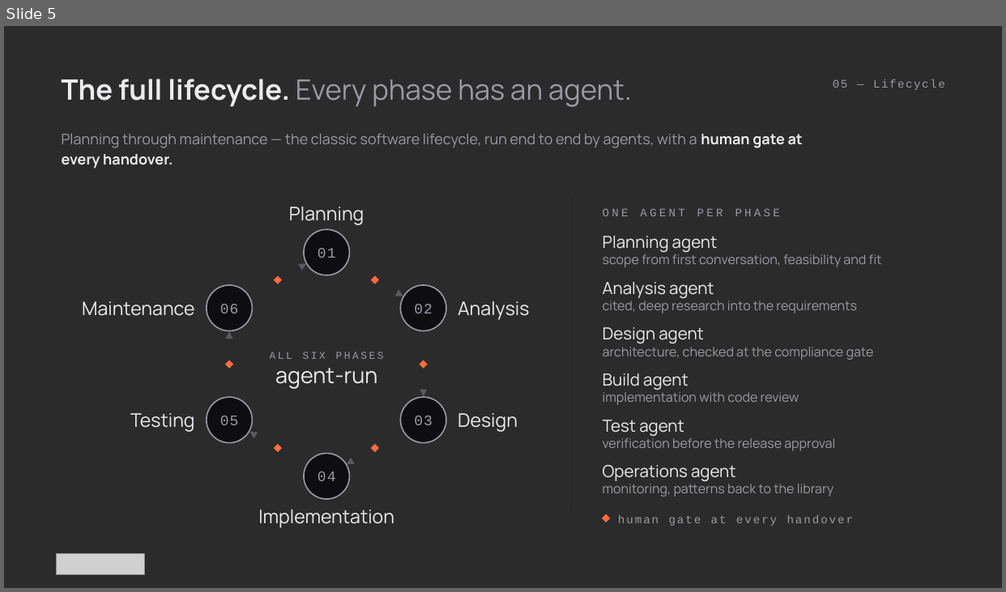
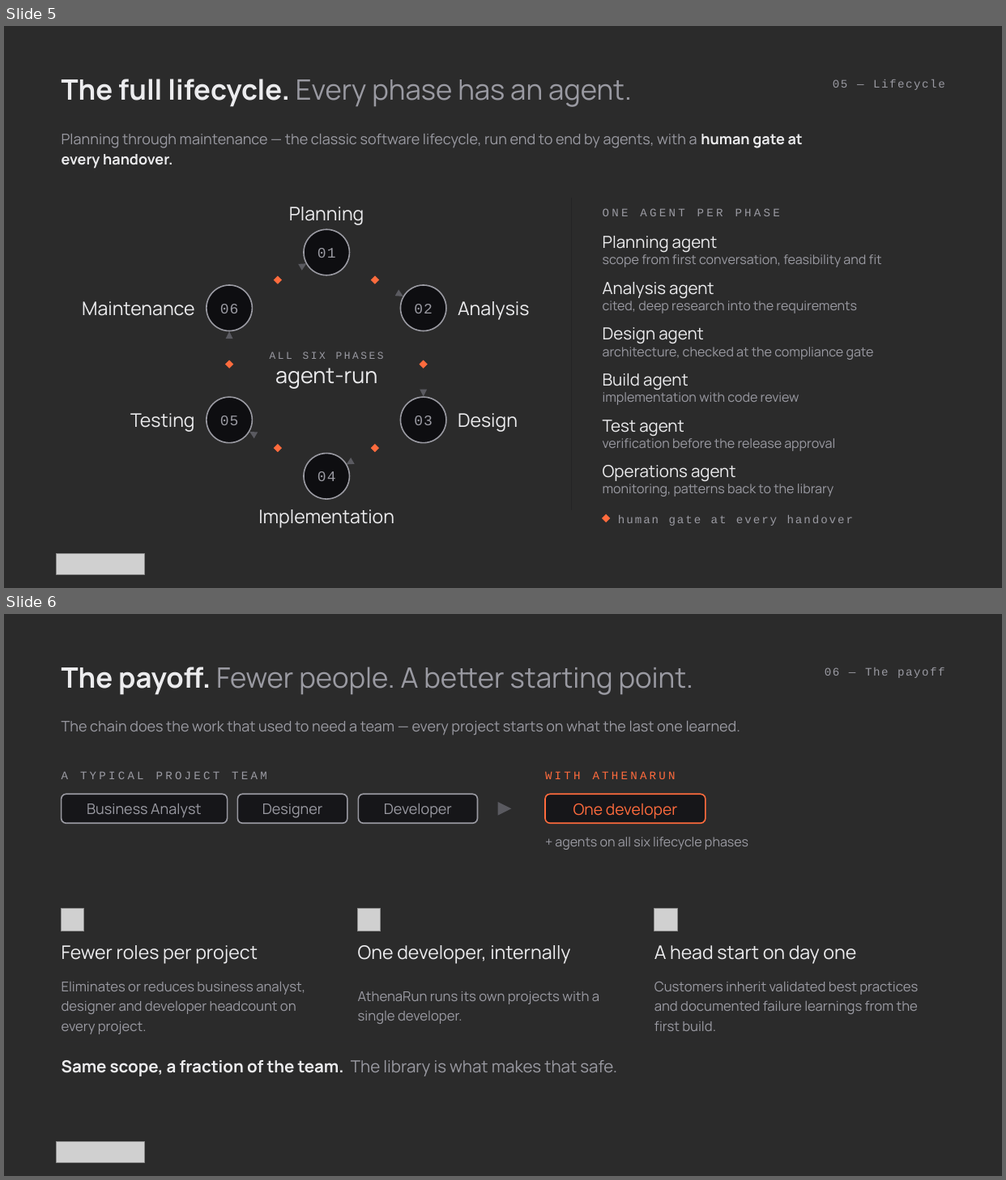
Before and after one commit to athenarunai-gif/Athena, a slide deck: deck/Pitch_Deck_AthenaRun_v2.pptx. Shown one above the other, each under a label of ours: slide 5 before the commit, slides 5 and 6 after it. The pictures are 1006x592 and 1006x1180 pixels, drawn with LibreOffice and Linux fonts; fonts in the diff are those of the drawing; grey boxes stand for pictures; background and template pictures are left out; a plain dark background stands for a picture behind light text. Boxes give left, top, right and bottom in pixels: in the first picture for what was removed or moved away, otherwise in the second. Text is boxed around its words. In the diff, an @@ line names an element or a change of style, - is before the commit and + after.

```diff
--- a/deck/Pitch_Deck_AthenaRun_v2.pptx
+++ b/deck/Pitch_Deck_AthenaRun_v2.pptx
@@ slide 6 added at (4, 614, 1002, 1176), background picture (left out) @@
@@ text added at (62, 667, 693, 695), 27 pt, text #9A9AA2 @@
+The payoff. Fewer people. A better starting point.
@@ text added at (825, 667, 945, 678), 11 pt, text #9A9AA2 @@
+06 — The payoff
@@ rectangle added at (61, 703, 945, 704), fill #2B2B2D @@
@@ text added at (62, 721, 740, 735), 14 pt, text #9A9AA2 @@
+The chain does the work that used to need a team — every project starts on what the last one learned.
@@ text added at (62, 771, 267, 779), 11 pt, text #9A9AA2 @@
+A TYPICAL PROJECT TEAM
@@ text added at (545, 771, 675, 779), 11 pt, text #FF6B3D @@
+WITH ATHENARUN
@@ rounded rectangle added at (61, 794, 228, 823), fill #161619, outline #9A9AA2 1.25 pt @@
@@ text added at (87, 804, 201, 817), 14 pt, text #9A9AA2 @@
+Business Analyst
@@ rounded rectangle added at (238, 794, 348, 823), fill #161619, outline #9A9AA2 1.25 pt @@
@@ text added at (262, 804, 323, 818), 14 pt, text #9A9AA2 @@
+Designer
@@ rounded rectangle added at (358, 794, 478, 823), fill #161619, outline #9A9AA2 1.25 pt @@
@@ text added at (384, 804, 452, 817), 14 pt, text #9A9AA2 @@
+Developer
@@ triangle added at (498, 802, 511, 816), fill #5A5A60 @@
@@ rounded rectangle added at (545, 794, 705, 823), fill #161619, outline #FF6B3D 1.25 pt @@
@@ text added at (573, 804, 677, 819), 15 pt, text #FF6B3D @@
+One developer
@@ text added at (555, 837, 748, 850), 12.5 pt, text #9A9AA2 @@
++ agents on all six lifecycle phases
@@ rectangle added at (61, 885, 945, 885), fill #2B2B2D @@
@@ picture added at (61, 908, 84, 932) @@
@@ picture added at (358, 908, 381, 932) @@
@@ picture added at (654, 908, 678, 932) @@
@@ text added at (62, 945, 258, 964), 18 pt, text #ECECEE @@
+Fewer roles per project
@@ text added at (358, 945, 570, 964), 18 pt, text #ECECEE @@
+One developer, internally
@@ text added at (654, 945, 856, 964), 18 pt, text #ECECEE @@
+A head start on day one
@@ text added at (62, 982, 305, 1034), 13 pt, text #9A9AA2 @@
+Eliminates or reduces business analyst, designer and developer headcount on every project.
@@ text added at (358, 991, 599, 1024), 13 pt, text #9A9AA2 @@
+AthenaRun runs its own projects with a single developer.
@@ text added at (654, 982, 918, 1031), 13 pt, text #9A9AA2 @@
+Customers inherit validated best practices and documented failure learnings from the first build.
@@ rectangle added at (61, 1040, 945, 1041), fill #2B2B2D @@
@@ text added at (62, 1060, 617, 1077), 16 pt, text #9A9AA2 @@
+Same scope, a fraction of the team. The library is what makes that safe.
@@ picture added at (56, 1141, 144, 1162) @@
```
Also in this commit, not shown: 4 slides changed, 2 other files.
